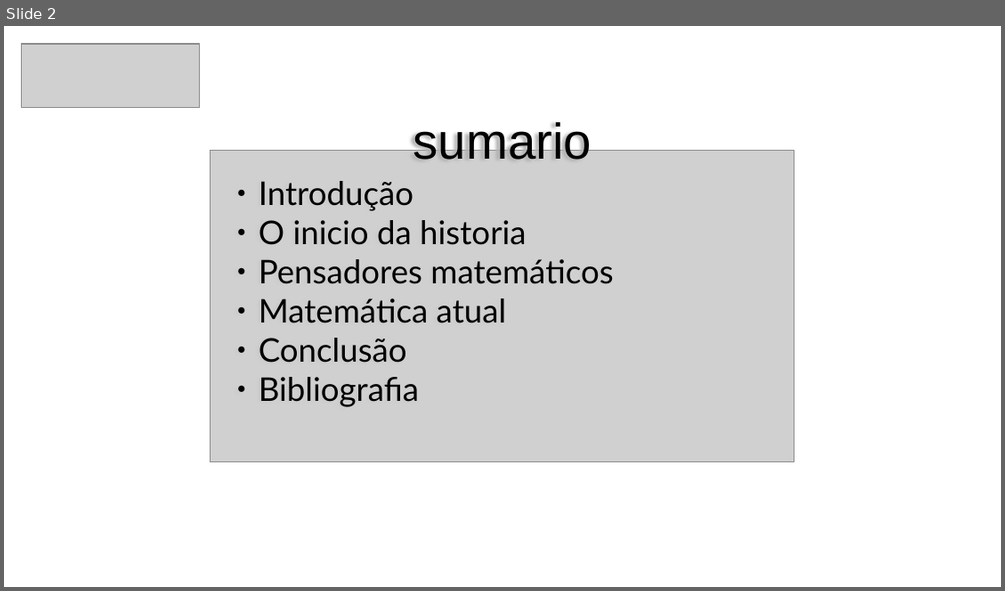
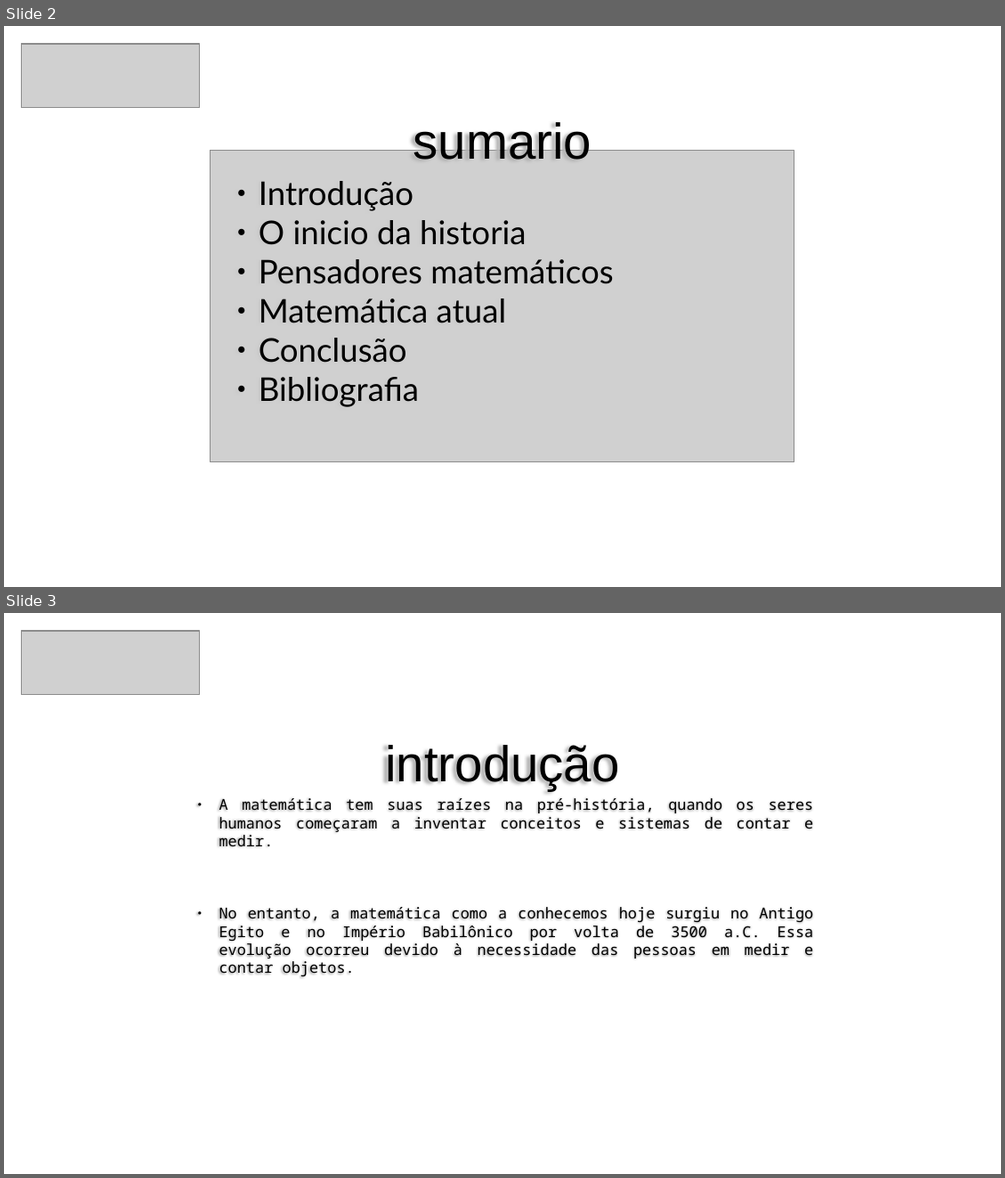
Before and after one commit to carlosycs/atvs.aula, a slide deck: histmat1.odp. Shown one above the other, each under a label of ours: slide 2 before the commit, slides 2 and 3 after it. The pictures are 1005x591 and 1005x1178 pixels, drawn with LibreOffice and Linux fonts; fonts in the diff are those of the drawing; grey boxes stand for pictures. Boxes give left, top, right and bottom in pixels: in the first picture for what was removed or moved away, otherwise in the second. Text is boxed around its words. In the diff, an @@ line names an element or a change of style, - is before the commit and + after.

```diff
--- a/histmat1.odp
+++ b/histmat1.odp
@@ slide 3 added at (4, 613, 1001, 1174), background #FFFFFF @@
@@ picture added at (22, 631, 201, 694) @@
@@ title added at (385, 745, 619, 791), 40 pt, text #000000 @@
+introdução
@@ text added at (219, 798, 814, 977), 12 pt, text #000000 @@
+● A matemática tem suas raízes na pré-história, quando os seres humanos começaram a inventar conceitos e sistemas de contar e medir.
+● No entanto, a matemática como a conhecemos hoje surgiu no Antigo Egito e no Império Babilônico por volta de 3500 a.C. Essa evolução ocorreu devido à necessidade das pessoas em medir e contar objetos.
```
Also in this commit, not shown: 6 slides changed, 2 other slides added.
